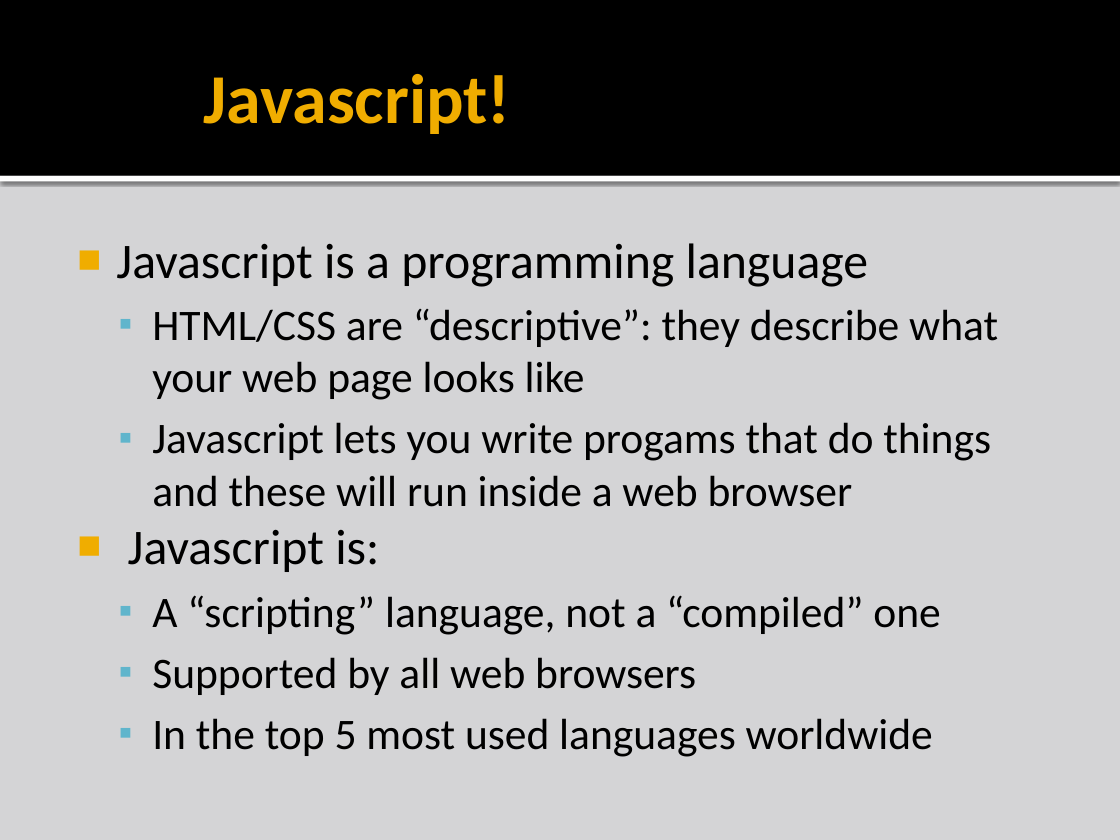
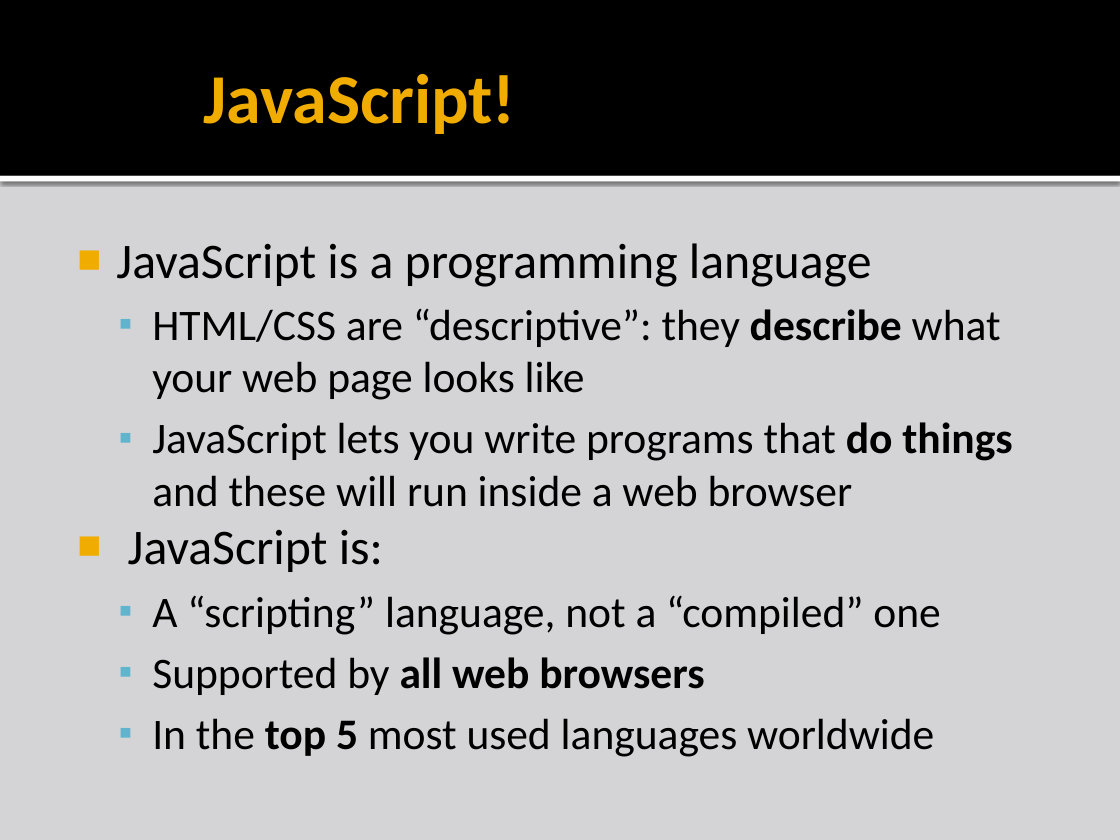
Before and after one commit to liamf/coderdojo-bray, a slide deck: slide 4 of html/presentations/CoderDojoBrayHTML_session5.pptx (slide 5 before the commit). Drawn at 1120x840 pixels with LibreOffice and Linux fonts; fonts in the diff are those of the drawing; background and template pictures are left out. Boxes give left, top, right and bottom in pixels: in the first picture for what was removed or moved away, otherwise in the second. Text is boxed around its words. In the diff, an @@ line names an element or a change of style, - is before the commit and + after.

Commit message:
Joe's updates to session5 Javascript

```diff
--- a/html/presentations/CoderDojoBrayHTML_session5.pptx
+++ b/html/presentations/CoderDojoBrayHTML_session5.pptx
@@ title at (x1=204, y1=74, x2=516, y2=134): text changed @@
-Javascript!
+JavaScript!
@@ text at (x1=116, y1=243, x2=872, y2=287): text changed @@
-■ Javascript is a programming language
+■ JavaScript is a programming language
@@ text at (x1=152, y1=309, x2=1001, y2=757): bold on in "describe", "all web browsers", "top 5" @@
@@ text at (x1=128, y1=422, x2=1012, y2=572): text changed @@
-  ▪ Javascript lets you write progams that do things and these will run inside a web browser
-■ Javascript is:
+  ▪ JavaScript lets you write programs that do things and these will run inside a web browser
+■ JavaScript is:
```
Also in this commit, not shown: 11 other slides changed, 8 slides added, 2 slides removed, 15 other files.
